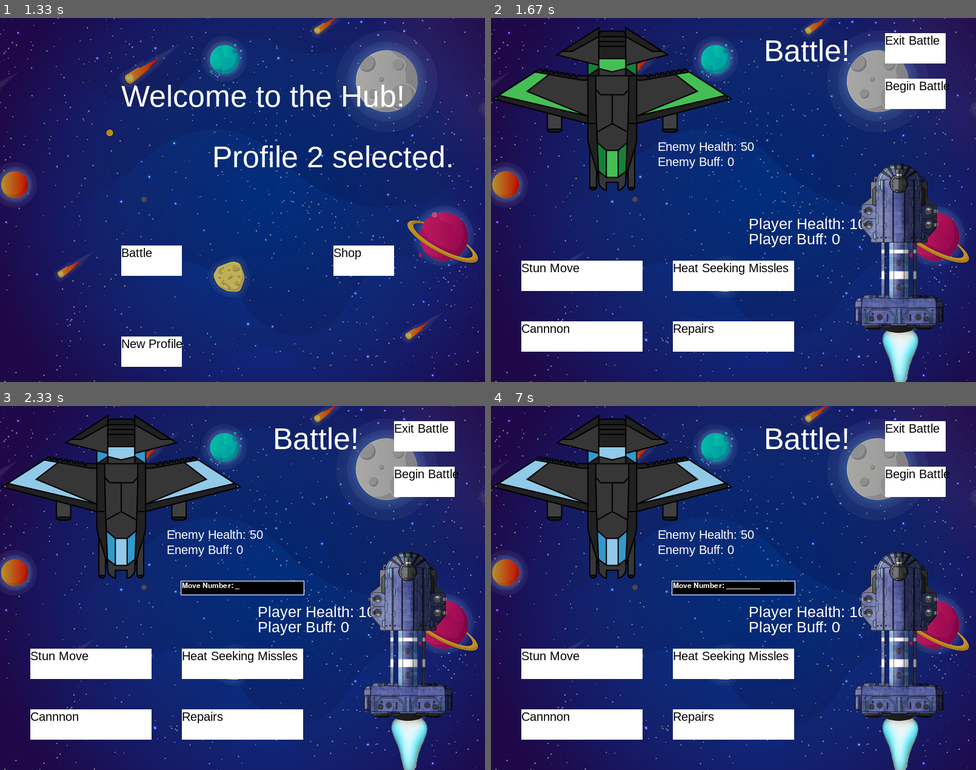
Above: before the commit, frames 1-4 (two rows, left to right).
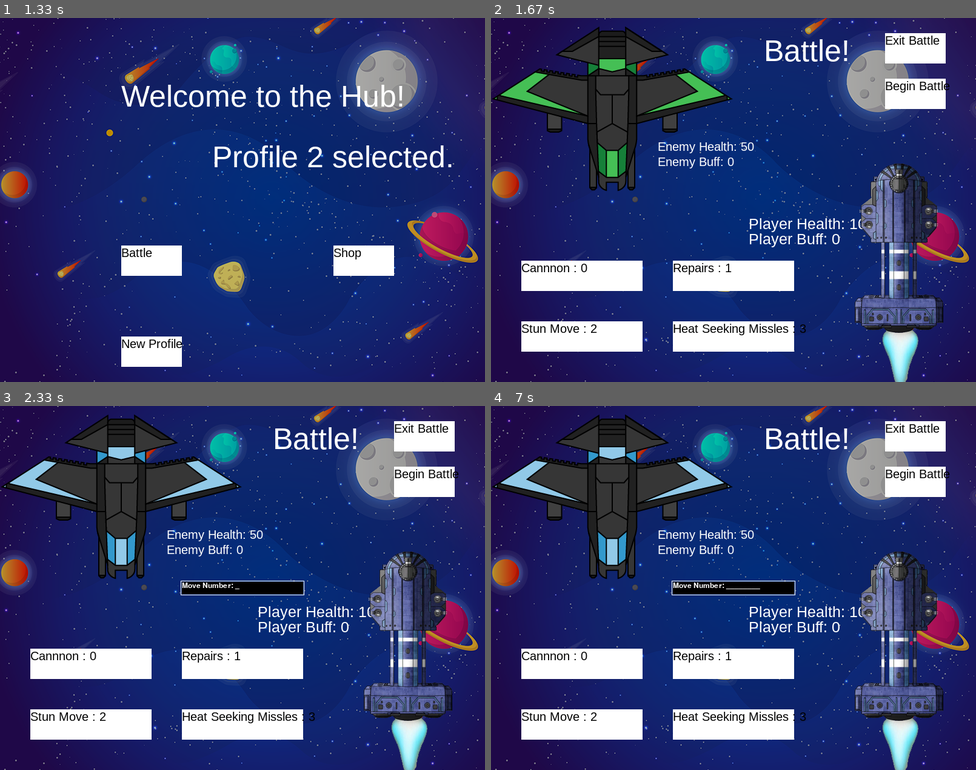
Above: after the commit, the same moments.

Repository: yazdinip/iSpaceship
Game: pygame game, started from src/main.py
Same seed, same stepped clock (60 frames per second), same inputs: the game is played once before the commit and once after it.
Inputs (mouse positions are in pixels of both pictures, inside the frame that each line leads up to):
- Up to frame 1 (1.33 s): click (223, 214) at 0.38 s; click "New Profile" at 0.72 s; click "Profile 2" at 1.05 s
- Up to frame 2 (1.67 s): click "Battle" at 1.38 s
- Up to frame 3 (2.33 s): click "Begin Battle" at 1.72 s; tap - at 2 s
- Up to frame 4 (7 s): tap - at 2.33, 2.8, 3.3, 4, 4.85, 5.8, 6.82 s

Frame 1 is identical in both runs. In frame 2, 0.8% of the frame differs, in the area x 6-65%, y 67-88%; in frame 3, 0.8%; in frame 4, 0.8%.

Commit message:
minor changes

Diff:
--- a/src/battleScreen.py
+++ b/src/battleScreen.py
@@ -23,10 +23,10 @@
         self.enemySpaceship = enemySpaceship
         self.display = display
         self.battle = Battle(self.playerSpaceship, enemySpaceship, self.display)
-        self.ability1 = Button(self.playerSpaceship.getAbility(0).getAbilityName(), 50, 500, 200, 50)
-        self.ability2 = Button(self.playerSpaceship.getAbility(1).getAbilityName(), 300, 500, 200, 50)
-        self.ability3 = Button(self.playerSpaceship.getAbility(2).getAbilityName(), 50, 400, 200, 50)
-        self.ability4 = Button(self.playerSpaceship.getAbility(3).getAbilityName(), 300, 400, 200, 50)
+        self.ability1 = Button(self.playerSpaceship.getAbility(0).getAbilityName() + " : 0", 50, 400, 200, 50)
+        self.ability2 = Button(self.playerSpaceship.getAbility(1).getAbilityName() + " : 1", 300, 400, 200, 50)
+        self.ability3 = Button(self.playerSpaceship.getAbility(2).getAbilityName() + " : 2", 50, 500, 200, 50)
+        self.ability4 = Button(self.playerSpaceship.getAbility(3).getAbilityName() + " : 3", 300, 500, 200, 50)
         self.exitButton = Button("Exit Battle", 650, 25, 100, 50)
         self.beginButton = Button("Begin Battle", 650, 100, 100, 50)
         self.abilityString = ""
